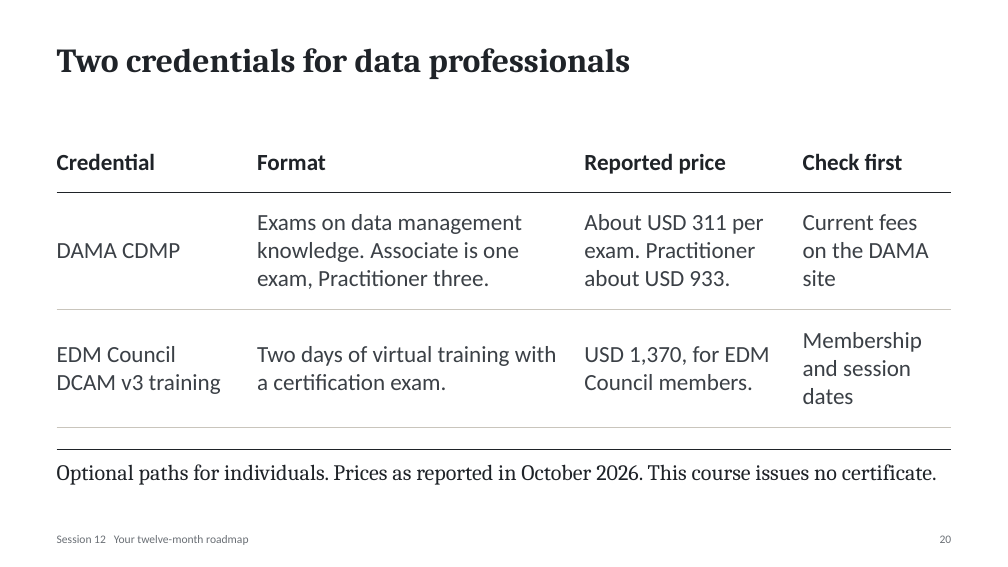
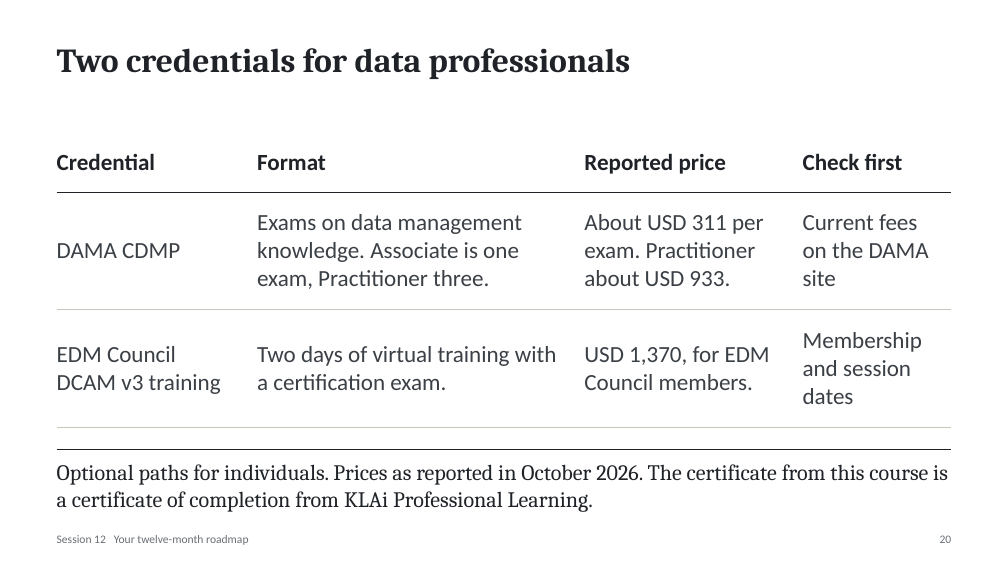
Before and after one commit to Jotham566/teaching-material, a slide deck: slide 20 of Professional_AI_Training/Business_AI/Enterprise Data Readiness for AI/02 Class Slides/12 - Your twelve-month roadmap.pptx. Drawn at 1008x567 pixels with LibreOffice and Linux fonts; fonts in the diff are those of the drawing. Boxes give left, top, right and bottom in pixels: in the first picture for what was removed or moved away, otherwise in the second. Text is boxed around its words. In the diff, an @@ line names an element or a change of style, - is before the commit and + after.

Commit message:
Update Enterprise Data Readiness for AI materials

```diff
--- a/Professional_AI_Training/Business_AI/Enterprise Data Readiness for AI/02 Class Slides/12 - Your twelve-month roadmap.pptx
+++ b/Professional_AI_Training/Business_AI/Enterprise Data Readiness for AI/02 Class Slides/12 - Your twelve-month roadmap.pptx
@@ text at (x1=57, y1=464, x2=948, y2=512): text changed @@
-Optional paths for individuals. Prices as reported in October 2026. This course issues no certificate.
+Optional paths for individuals. Prices as reported in October 2026. The certificate from this course is a certificate of completion from KLAi Professional Learning.
```
Also in this commit, not shown: 25 other files.
